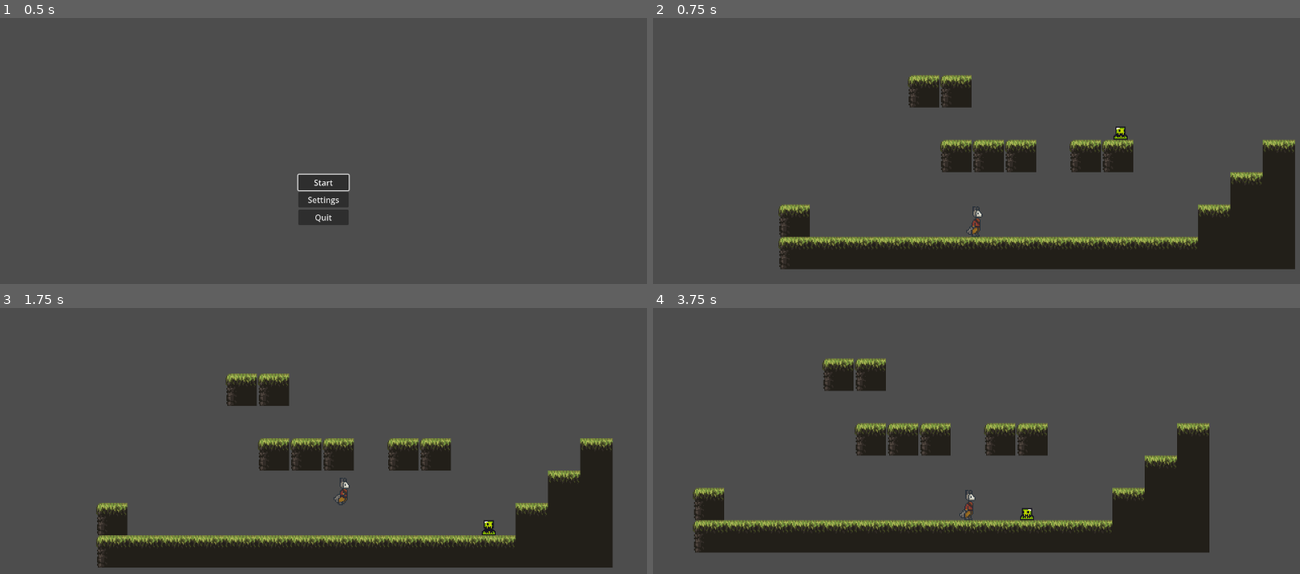
Above: before the commit, frames 1-4 (two rows, left to right).
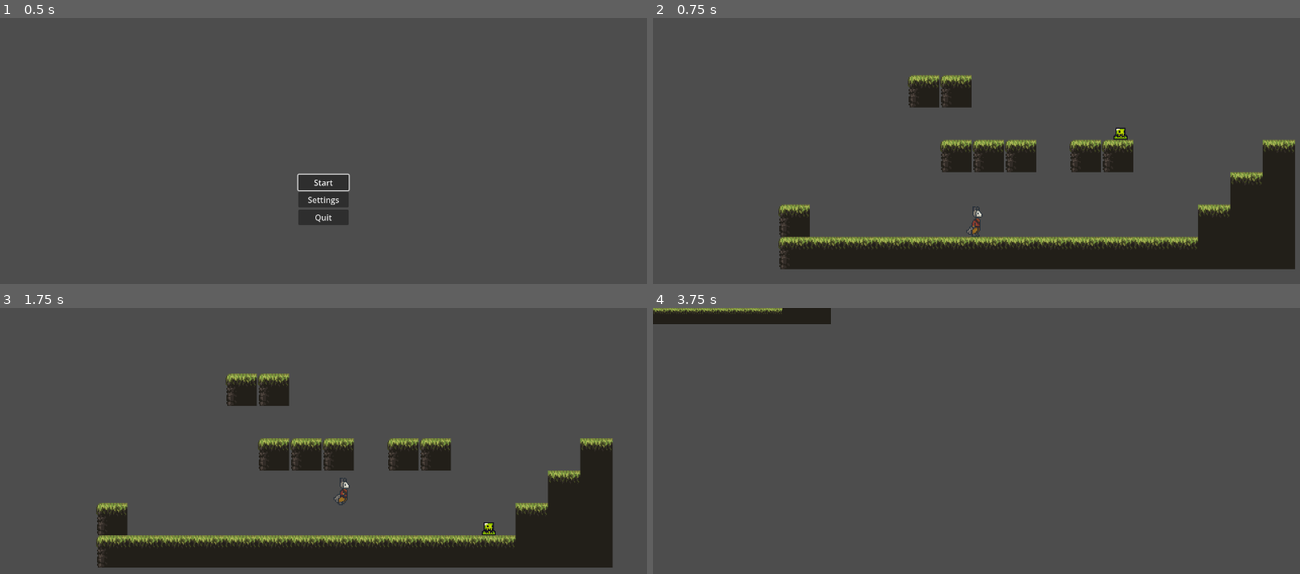
Above: after the commit, the same moments.

Repository: carolinalimaal/ego-ggj
Game: Godot game, scene res://ui/main_menu/main_menu.tscn
Same seed, same stepped clock (60 frames per second), same inputs: the game is played once before the commit and once after it.
Inputs:
- Up to frame 1 (0.5 s): no input
- Up to frame 2 (0.75 s): click "Start" at 0.5 s
- Up to frame 3 (1.75 s): hold D (Right) from 1.28 s (still down); tap Space (Jump) at 1.52 s
- Up to frame 4 (3.75 s): tap Space (Jump) at 2.27 s; release D (Right) at 2.78 s; hold A (Left) 2.78-3.53 s; hold D (Right) from 3.53 s (still down)

Frame 1 is identical in both runs. In frame 2, less than 0.1% of the frame differs, in the area x 71-73%, y 40-45%; in frame 3, less than 0.1%; in frame 4, 20%, in the area x 0-86%, y 0-93%.

Commit message:
feat: implementação do combate entre player e inimigo

Diff:
--- a/global-game-jam/scenes/enemy/enemy.gd
+++ b/global-game-jam/scenes/enemy/enemy.gd
@@ -9,6 +9,10 @@
 @onready var hurtbox: Area2D = $Hurtbox
 @onready var ray_cast_left: RayCast2D = $RayCastLeft
 @onready var ray_cast_right: RayCast2D = $RayCastRight
+
+func _ready() -> void:
+	hitbox.body_entered.connect(_on_player_hitbox_entered)
+	hurtbox.body_entered.connect(_on_player_hurtbox_entered)
 
 func _physics_process(delta: float) -> void:
 
@@ -24,5 +28,15 @@
 
 	velocity.x = direction * SPEED
 
+	move_and_slide()
 
-	move_and_slide()
+func _on_player_hitbox_entered(body: Node2D):
+	if body is Player:
+		print("player morreu")
+		body.health = 0
+		body.queue_free()
+
+func _on_player_hurtbox_entered(body: Node2D):
+	if body is Player:
+		print("inimigo morreu")
+		queue_free()
--- a/global-game-jam/scenes/enemy/enemy.tscn
+++ b/global-game-jam/scenes/enemy/enemy.tscn
@@ -42,10 +42,11 @@
 [sub_resource type="RectangleShape2D" id="RectangleShape2D_nbhyu"]
 size = Vector2(14, 14)
 
-[sub_resource type="CircleShape2D" id="CircleShape2D_4a83h"]
+[sub_resource type="RectangleShape2D" id="RectangleShape2D_40wdo"]
+size = Vector2(18, 13)
 
 [sub_resource type="RectangleShape2D" id="RectangleShape2D_a3pup"]
-size = Vector2(16, 6)
+size = Vector2(12, 6)
 
 [node name="Enemy" type="CharacterBody2D" unique_id=1203584704]
 collision_layer = 2
@@ -55,23 +56,23 @@
 [node name="Sprite" type="AnimatedSprite2D" parent="." unique_id=1148674795]
 sprite_frames = SubResource("SpriteFrames_cwlon")
 autoplay = "default"
-frame_progress = 0.17404142
 
 [node name="Collision" type="CollisionShape2D" parent="." unique_id=194606704]
 position = Vector2(0, 5)
 shape = SubResource("RectangleShape2D_nbhyu")
 
 [node name="Hitbox" type="Area2D" parent="." unique_id=361404253]
+position = Vector2(0, 2)
 
 [node name="HitboxCollision" type="CollisionShape2D" parent="Hitbox" unique_id=1546988825]
-position = Vector2(0, 2)
-shape = SubResource("CircleShape2D_4a83h")
+position = Vector2(0, 3.5)
+shape = SubResource("RectangleShape2D_40wdo")
 debug_color = Color(1, 0, 0, 0.41960785)
 
 [node name="Hurtbox" type="Area2D" parent="." unique_id=1878086958]
+position = Vector2(0, -1)
 
 [node name="HurtboxCollision" type="CollisionShape2D" parent="Hurtbox" unique_id=542908778]
-position = Vector2(0, -1)
 shape = SubResource("RectangleShape2D_a3pup")
 debug_color = Color(1, 1, 0, 0.41960785)
 
